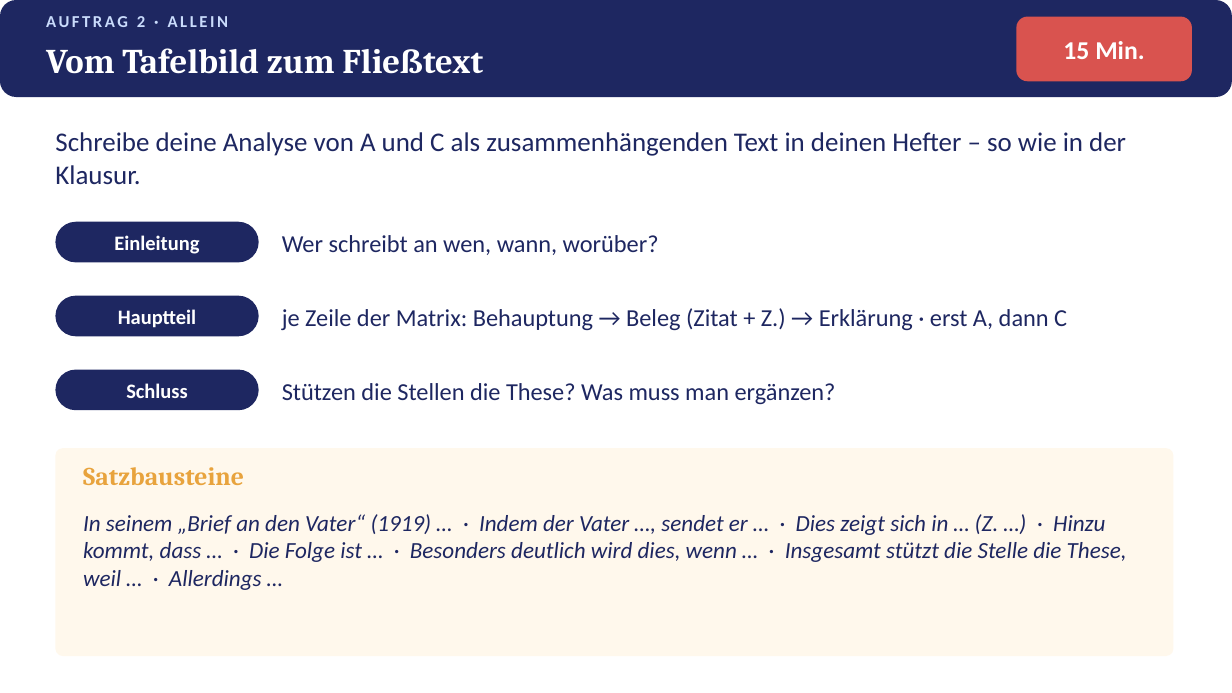
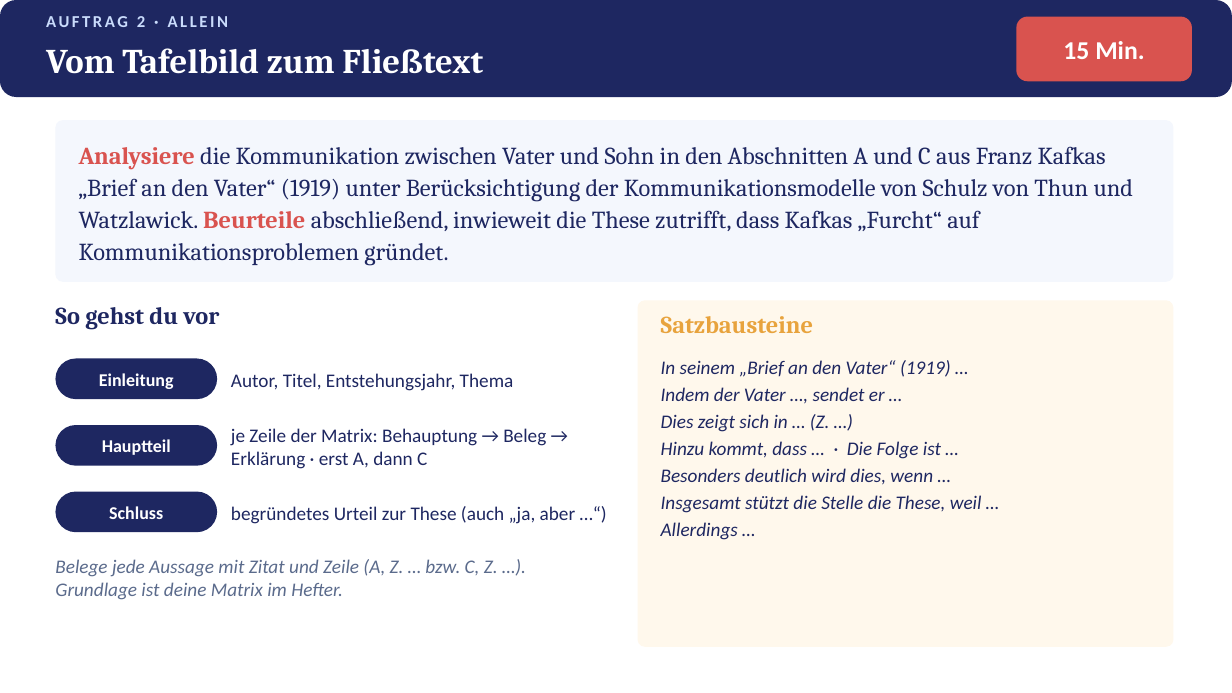
Before and after one commit to golzkonstantin-gif/Schule, a slide deck: slide 11 of Deutsch_11/Kafka_Brief_an_den_Vater/Praesentation_Kafka_Brief_an_den_Vater.pptx. Drawn at 1232x693 pixels with LibreOffice and Linux fonts; fonts in the diff are those of the drawing. Boxes give left, top, right and bottom in pixels: in the first picture for what was removed or moved away, otherwise in the second. Text is boxed around its words. In the diff, an @@ line names an element or a change of style, - is before the commit and + after.

```diff
--- a/Deutsch_11/Kafka_Brief_an_den_Vater/Praesentation_Kafka_Brief_an_den_Vater.pptx
+++ b/Deutsch_11/Kafka_Brief_an_den_Vater/Praesentation_Kafka_Brief_an_den_Vater.pptx
@@ text removed at (55,132,1126,185) @@
-Schreibe deine Analyse von A und C als zusammenhängenden Text in deinen Hefter – so wie in der Klausur.
@@ rounded rectangle added at (55,120,1174,282), fill #F4F7FD @@
@@ text added at (79,146,1134,266), 19 pt, text #1E2761 @@
+Analysiere die Kommunikation zwischen Vater und Sohn in den Abschnitten A und C aus Franz Kafkas „Brief an den Vater“ (1919) unter Berücksichtigung der Kommunikationsmodelle von Schulz von Thun und Watzlawick. Beurteile abschließend, inwieweit die These zutrifft, dass Kafkas „Furcht“ auf Kommunikationsproblemen gründet.
@@ text removed at (282,235,659,255) @@
-Wer schreibt an wen, wann, worüber?
@@ text added at (55,307,219,330), 19 pt, text #1E2761, bold @@
+So gehst du vor
@@ rounded rectangle: place and size @@
-rounded rectangle at (55,448,1174,656)
+rounded rectangle at (638,300,1174,647)
@@ rounded rectangle at (638,300,1174,647): proportions changed @@
@@ text "Satzbausteine": place and size @@
-text "Satzbausteine" at (83,467,244,485)
+text "Satzbausteine" at (661,316,813,333)
@@ text "Satzbausteine" at (661,316,813,333): size 20 to 19 pt @@
@@ size 16 to 14 pt in 3 elements at (109,506,163,519), (102,439,171,455), (99,373,174,389) @@
@@ text "Einleitung": place and size @@
-text "Einleitung" at (114,235,199,254)
+text "Einleitung" at (99,373,174,389)
@@ rounded rectangle: place and size @@
-rounded rectangle at (55,370,259,410)
+rounded rectangle at (55,359,217,399)
@@ text added at (231,373,514,391), 15 pt, text #1E2761 @@
+Autor, Titel, Entstehungsjahr, Thema
@@ text removed at (282,383,836,404) @@
-Stützen die Stellen die These? Was muss man ergänzen?
@@ text at (661,360,982,540): text changed; size 18 to 15 pt @@
-In seinem „Brief an den Vater“ (1919) … · Indem der Vater …, sendet er … · Dies zeigt sich in … (Z. …) · Hinzu kommt, dass … · Die Folge ist … · Besonders deutlich wird dies, wenn … · Insgesamt stützt die Stelle die These, weil … · Allerdings …
+In seinem „Brief an den Vater“ (1919) …
+Indem der Vater …, sendet er …
+Dies zeigt sich in … (Z. …)
+Hinzu kommt, dass … · Die Folge ist …
+Besonders deutlich wird dies, wenn …
+Insgesamt stützt die Stelle die These, weil …
+Allerdings …
@@ text "Hauptteil": place and size @@
-text "Hauptteil" at (118,309,196,328)
+text "Hauptteil" at (102,439,171,455)
@@ rounded rectangle: place and size @@
-rounded rectangle at (55,296,259,336)
+rounded rectangle at (55,425,217,466)
@@ text at (231,428,546,469): text changed; size 19 to 15 pt @@
-je Zeile der Matrix: Behauptung → Beleg (Zitat + Z.) → Erklärung · erst A, dann C
+je Zeile der Matrix: Behauptung → Beleg → Erklärung · erst A, dann C
@@ text "Schluss": place and size @@
-text "Schluss" at (126,383,187,398)
+text "Schluss" at (109,506,163,519)
@@ rounded rectangle: place and size @@
-rounded rectangle at (55,222,259,262)
+rounded rectangle at (55,492,217,532)
@@ text added at (231,506,576,524), 15 pt, text #1E2761 @@
+begründetes Urteil zur These (auch „ja, aber …“)
@@ text added at (55,559,498,600), 15 pt, text #5B6B8C, italic @@
+Belege jede Aussage mit Zitat und Zeile (A, Z. … bzw. C, Z. …). Grundlage ist deine Matrix im Hefter.
```
Also in this commit, not shown: 8 other files.
